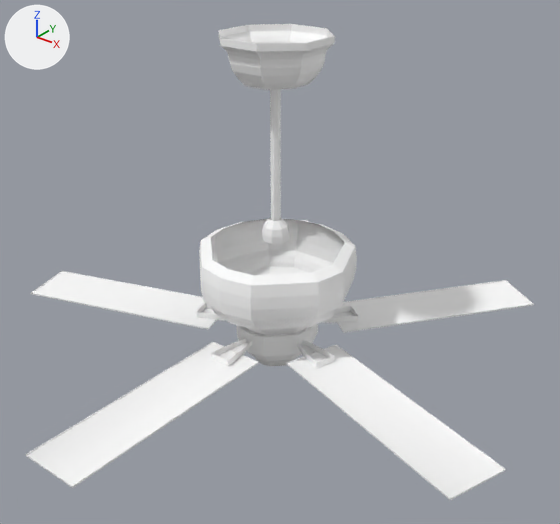
What one commit did to the FBX model Assets/Resources/GameObjects/Grids/ceilingFan.fbx.
One viewpoint serves both versions: a 50 mm lens placed at (8.22, -10.26, 8.53), pointed at (0.37, -0.45, 2.45). The axes (+X, +Y, +Z) are drawn at upper left. The lights are the same throughout.

Objects in the first picture: 'ceiling-fan'.
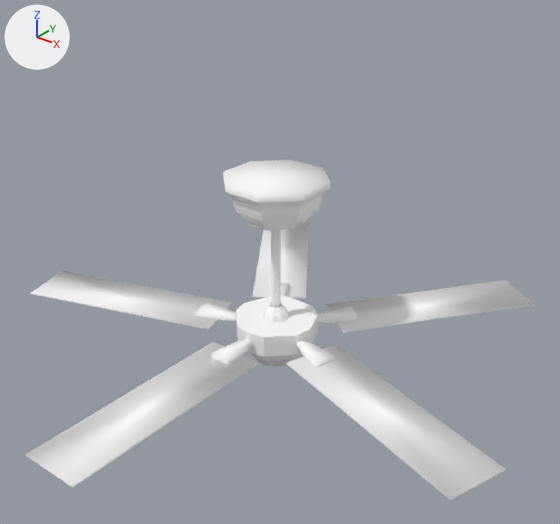
Commit message: Changed Ceiling Fan Grid so we wont get stuck underneath it anymore

Boxes [x1, y1, x2, y2] around the edits, measured in the pictures (560 x 524 px; the box of a moved part takes in the faces that stretch with it):
'ceiling-fan', reshaped (29% shorter)
    before: [26, 24, 534, 500]
    after: [26, 160, 534, 500]
part 1 of me_cylinder, moved or reshaped
    before: [270, 89, 281, 221]
    after: [271, 230, 281, 307]
part 2 of me_cylinder, added
    after: [223, 160, 330, 230]
part 3 of me_cylinder, added
    after: [263, 303, 288, 323]
part 4 of me_cylinder, deleted
    before: [218, 24, 335, 90]
part 5 of me_cylinder, deleted
    before: [262, 217, 289, 244]
part 6 of me_cylinder, cut back
    before: [199, 219, 357, 337]
    after: [26, 220, 533, 499]

The edits, one by one:
me_cylinder is used by ob_ceiling_fan; location (-0.09, -0.01, 2.41).
me_cylinder had 422 vertices, 347 faces and spanned x -5.27..5.27, y -5.36..4.67, z -2.34..3.93.
me_cylinder now has 292 vertices, 245 faces and spans x -5.27..5.27, y -5.36..4.67, z -2.34..1.43.
me_cylinder part 1: the loose piece of 16 vertices spanning x -0.09..0.09, y -0.09..0.08, z 0.61..3.13 is moved by (0.0, 0.0, -1.8).
me_cylinder part 2: a new loose piece of 73 vertices spanning x -0.92..0.92, y -0.92..0.92, z 0.62..1.43, in mat_ceiling_fan (white #ffffff).
me_cylinder part 3: a new loose piece of 24 vertices spanning x -0.24..0.24, y -0.24..0.23, z -1.45..-1.18, in mat_ceiling_fan (white #ffffff).
me_cylinder part 4: the loose piece of 72 vertices spanning x -0.92..0.92, y -0.92..0.92, z 3.12..3.93 is deleted.
me_cylinder part 5: the loose piece of 32 vertices spanning x -0.24..0.24, y -0.25..0.24, z 0.22..0.62 is deleted.
Part 6, on me_cylinder:
124 vertices are removed from x -1.55..1.55, y -1.55..1.51, z -1.44..0.08.
123 faces are deleted.
1 vertex is added at (0.0, 0.0, -1.45).
21 new faces join them.
